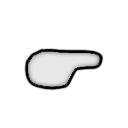
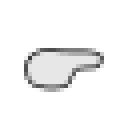
The second w=128, h=128 image is a revision of the first. Changes to its layers:
painted on "Слой 1" over left=24, top=48, right=104, bottom=92
